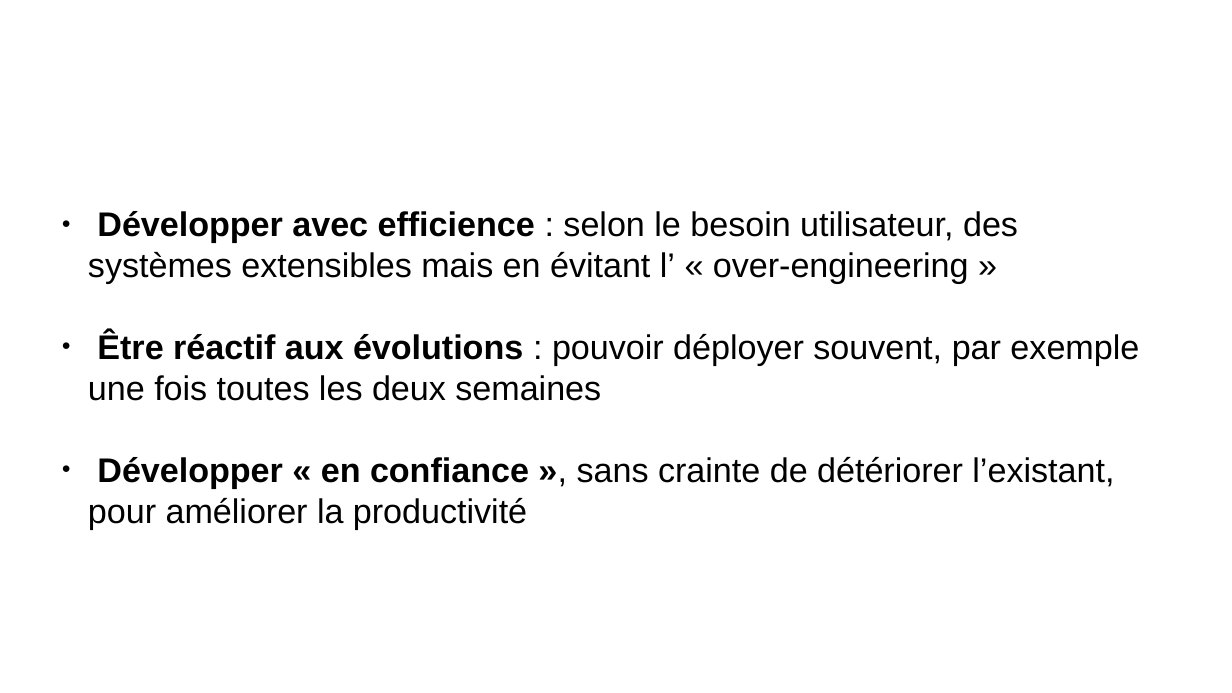
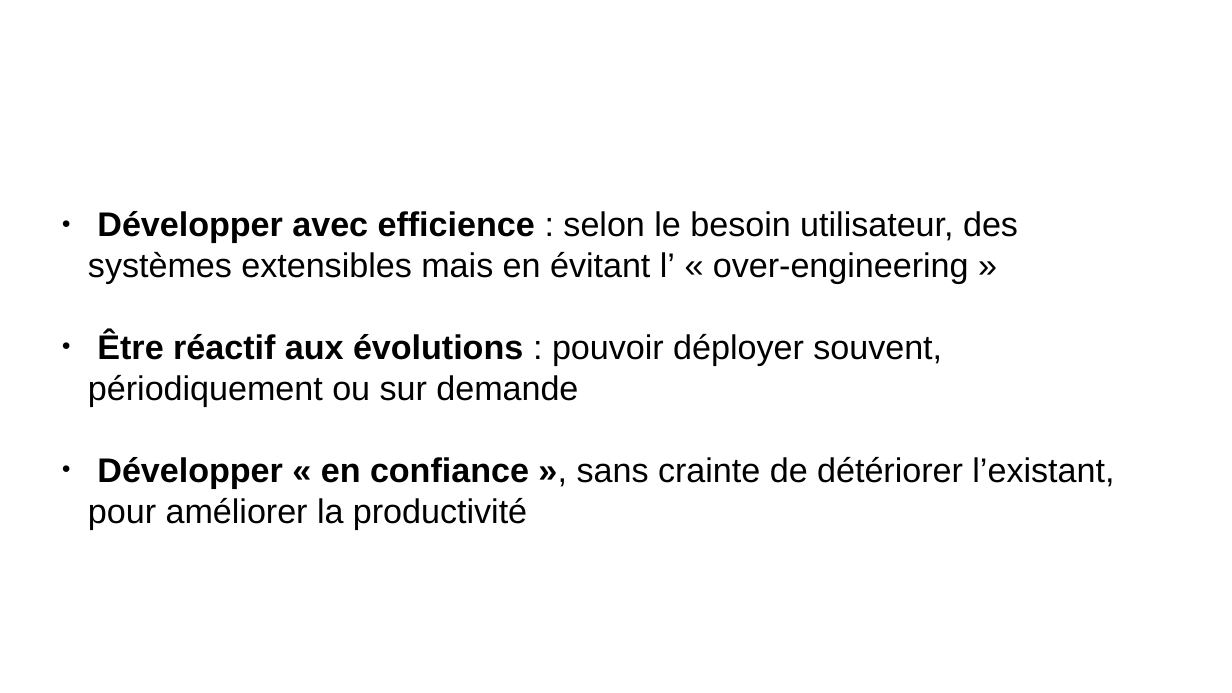
Before and after one commit to remipassmoilesel/ci-cd-plan, a slide deck: slide 2 of ci-cd-plan.odp. Drawn at 1232x693 pixels with LibreOffice and Linux fonts; fonts in the diff are those of the drawing; background and template pictures are left out. Boxes give left, top, right and bottom in pixels: in the first picture for what was removed or moved away, otherwise in the second. Text is boxed around its words. In the diff, an @@ line names an element or a change of style, - is before the commit and + after.

```diff
--- a/ci-cd-plan.odp
+++ b/ci-cd-plan.odp
@@ subtitle at bbox=[88, 331, 942, 406]: text changed @@
-● Être réactif aux évolutions : pouvoir déployer souvent, par exemple une fois toutes les deux semaines
+● Être réactif aux évolutions : pouvoir déployer souvent, périodiquement ou sur demande
```
Also in this commit, not shown: 6 other slides changed.
